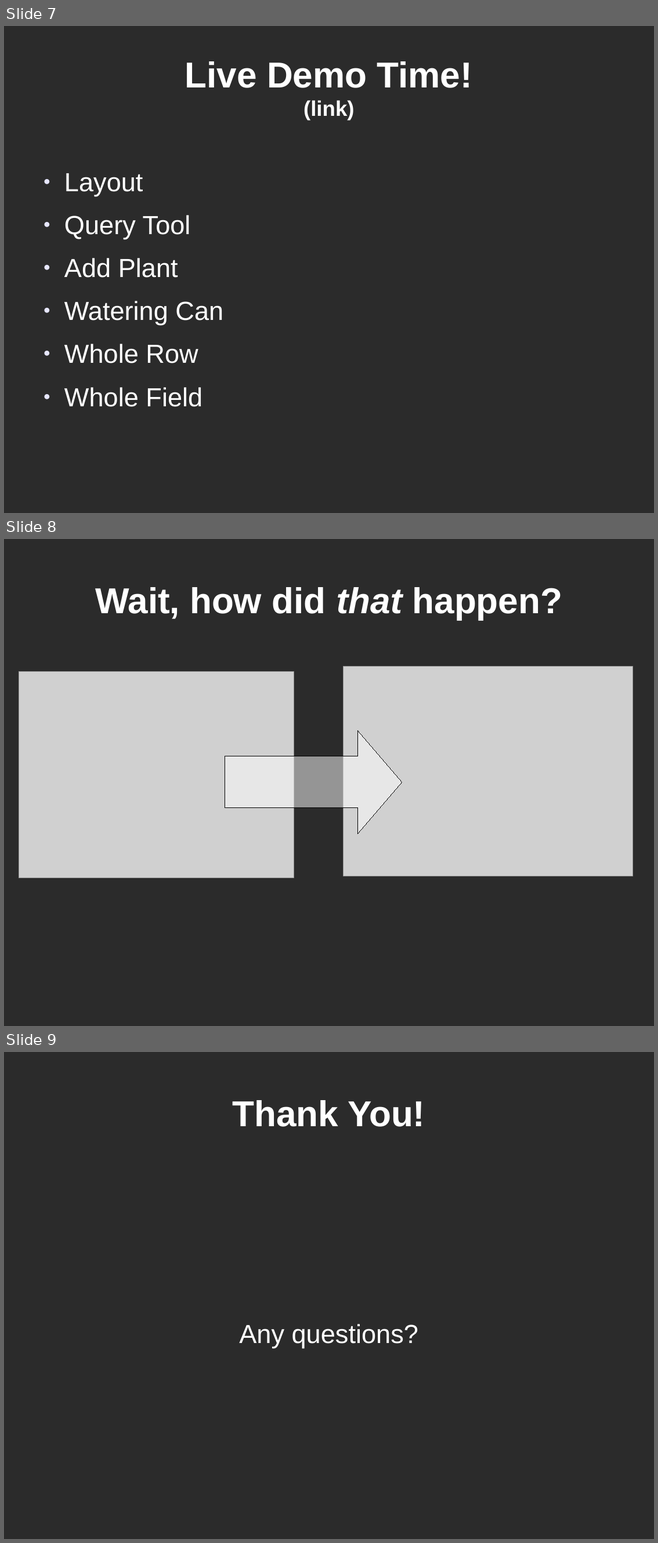
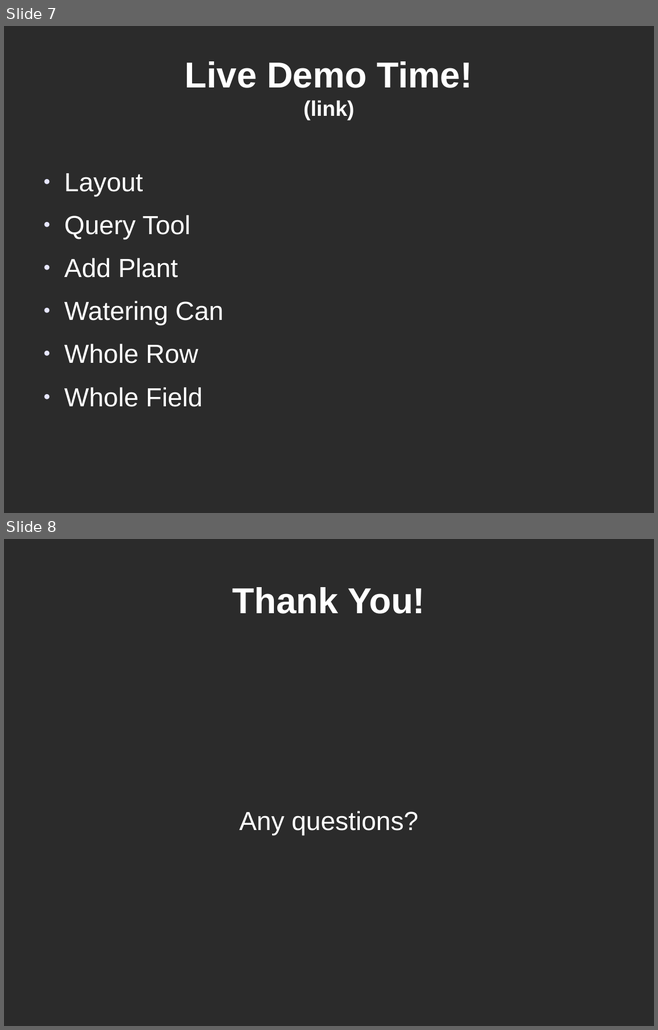
Before and after one commit to mrunderhill89/farm_sim_hack_ucsc_2015, a slide deck: Presentation.odp. Shown one above the other, each under a label of ours: slides 7, 8 and 9 before the commit, slides 7 and 8 after it. The pictures are 658x1543 and 658x1030 pixels, drawn with LibreOffice and Linux fonts; fonts in the diff are those of the drawing; grey boxes stand for pictures; background and template pictures are left out; a plain dark background stands for a picture behind light text. Boxes give left, top, right and bottom in pixels: in the first picture for what was removed or moved away, otherwise in the second. Text is boxed around its words. In the diff, an @@ line names an element or a change of style, - is before the commit and + after.

Commit message:
Took out the Cookie Clicker slide. Don't know if anyone will get the joke.

```diff
--- a/Presentation.odp
+++ b/Presentation.odp
@@ slide 8 removed at (4,539,654,1026), background picture (left out) @@
@@ title removed at (95,587,562,620) @@
-Wait, how did that happen?
@@ picture removed at (18,672,294,878) @@
@@ picture removed at (343,667,632,876) @@
@@ right arrow removed at (225,730,402,834) @@
@@ what was slide 9 is now slide 8 @@
```
